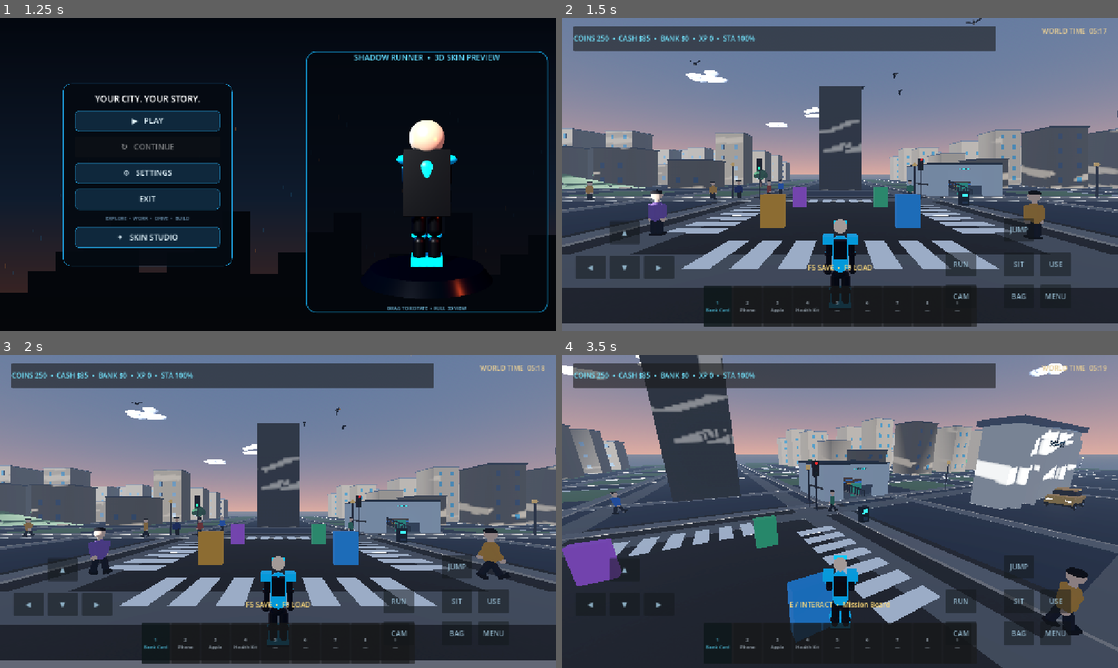
Above: before the commit, frames 1-4 (two rows, left to right).
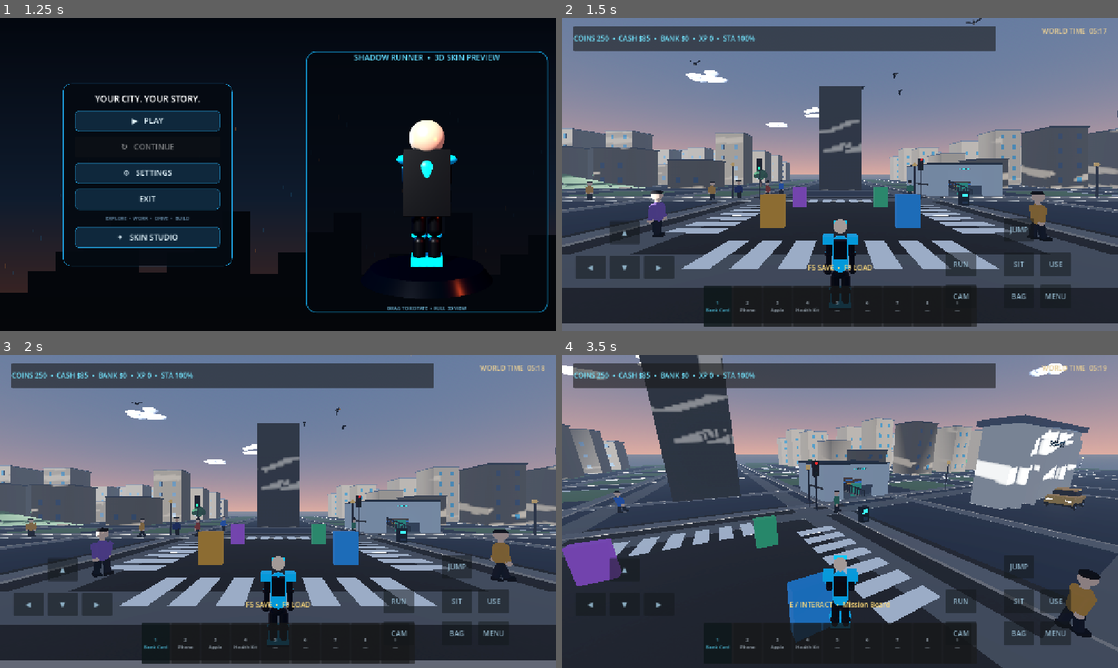
Above: after the commit, the same moments.

Repository: arezosaleh040-wq/Stickman
Game: Godot game, scene res://scenes/main.tscn
The game is run twice, just before and just after one commit, with the same random seed, the same clock (stepped at 60 frames per second) and the same inputs.
Inputs (mouse positions are in pixels of both pictures, inside the frame that each line leads up to):
- Up to frame 1 (1.25 s): click "▲" at 0.5 s
- Up to frame 2 (1.5 s): click "▶ PLAY" at 1.25 s
- Up to frame 3 (2 s): no input
- Up to frame 4 (3.5 s): tap Enter at 2 s; move the mouse to (867, 511) at 2.02 s; hold Ctrl (crouch) 2.03-2.78 s; hold W (move_forward) from 2.03 s (still down); click (867, 511) at 2.17 s; tap Space (jump) at 2.27, 2.57, 3.02, 3.32 s; move the mouse to (812, 511) at 2.77 s; tap Shift (sprint) at 2.85 s

Frame 1 is identical in both runs. In frame 2, 0.4% of the frame differs, in the area x 4-89%, y 51-72%; in frame 3, 1.0%; in frame 4, 1.1%, in the area x 8-97%, y 43-91%.
Error in both runs: Invalid call. Nonexistent 'float' constructor. (res://scripts/player.gd:371)

Commit message:
Improve NPC steering, collision handling and locomotion stability

Diff:
--- a/scripts/npc.gd
+++ b/scripts/npc.gd
@@ -18,79 +18,153 @@
 var activity_anchor := Vector3.ZERO
 var activity_name := "Exploring the district"
 var routine_phase := -1
+var steering_direction := Vector3.ZERO
+var repath_cooldown := 0.0
+var flee_repath_cooldown := 0.0
 @export_range(0.0, 1.0) var schedule_offset := 0.0
+
+const ARRIVAL_DISTANCE := 0.72
+const PROBE_DISTANCE := 1.75
+const STEER_ACCELERATION := 5.5
+const STOP_ACCELERATION := 8.5
 
 func _ready() -> void:
 	add_to_group("interactables")
-	floor_snap_length = 0.3
-	safe_margin = 0.04
+	add_to_group("town_npcs")
+	floor_snap_length = 0.45
+	safe_margin = 0.025
+	max_slides = 6
+	floor_max_angle = deg_to_rad(48.0)
 	home_position = global_position
 	previous_position = global_position
 	_build_appearance()
 	activity_anchor = home_position
 	_sync_daily_routine(true)
 	_choose_destination()
+	# Residents should not physically lock one another in narrow streets.
+	for other in get_tree().get_nodes_in_group("town_npcs"):
+		if other != self and other is PhysicsBody3D:
+			add_collision_exception_with(other)
 
 func _physics_process(delta: float) -> void:
+	repath_cooldown = maxf(0.0, repath_cooldown - delta)
+	flee_repath_cooldown = maxf(0.0, flee_repath_cooldown - delta)
 	_sync_daily_routine()
+
 	if not is_on_floor():
 		velocity.y -= gravity * delta
 	else:
 		velocity.y = 0.0
+
 	var player := get_tree().get_first_node_in_group("player") as Node3D
-	var fleeing := false
-	if GameState.wanted_level > 0 and player != null and global_position.distance_to(player.global_position) < 22.0:
+	var fleeing := GameState.wanted_level > 0 and player != null and global_position.distance_to(player.global_position) < 22.0
+	if fleeing and flee_repath_cooldown <= 0.0:
 		var away := global_position - player.global_position
 		away.y = 0.0
 		if away.length_squared() < 0.01:
 			away = Vector3.RIGHT
-		target_position = global_position + away.normalized() * 14.0
+		target_position = global_position + away.normalized() * 13.0
 		wait_time = 0.0
-		fleeing = true
-
-	var flat_target := target_position - global_position
-	flat_target.y = 0.0
-	if wait_time > 0.0 and not fleeing:
+		flee_repath_cooldown = 0.55
+
+	var to_target := target_position - global_position
+	to_target.y = 0.0
+	var distance_to_target := to_target.length()
+	var desired_direction := Vector3.ZERO
+
+	if fleeing:
+		desired_direction = _steer_around_obstacles(to_target.normalized())
+		wait_time = 0.0
+	elif wait_time > 0.0:
 		wait_time = maxf(0.0, wait_time - delta)
-		velocity.x = move_toward(velocity.x, 0.0, 5.0 * delta)
-		velocity.z = move_toward(velocity.z, 0.0, 5.0 * delta)
-	elif flat_target.length() < 0.9:
+	elif distance_to_target <= ARRIVAL_DISTANCE:
 		_choose_destination()
 	else:
-		var direction := flat_target.normalized()
-		var ray := PhysicsRayQueryParameters3D.create(global_position + Vector3.UP * 0.8, global_position + Vector3.UP * 0.8 + direction * 1.35)
-		ray.exclude = [self]
-		var obstacle := get_world_3d().direct_space_state.intersect_ray(ray)
-		if not obstacle.is_empty():
+		desired_direction = _steer_around_obstacles(to_target.normalized())
+		if desired_direction == Vector3.ZERO and repath_cooldown <= 0.0:
 			_choose_destination()
-		else:
-			var current_speed := move_speed * (1.7 if fleeing else 1.0)
-			velocity.x = move_toward(velocity.x, direction.x * current_speed, 7.0 * delta)
-			velocity.z = move_toward(velocity.z, direction.z * current_speed, 7.0 * delta)
-			look_at(global_position + direction, Vector3.UP)
+			repath_cooldown = 0.35
+
+	if desired_direction != Vector3.ZERO:
+		steering_direction = steering_direction.lerp(desired_direction, minf(delta * 5.0, 1.0)).normalized()
+		var current_speed := move_speed * (1.45 if fleeing else 1.0)
+		var target_velocity := steering_direction * current_speed
+		velocity.x = move_toward(velocity.x, target_velocity.x, STEER_ACCELERATION * delta)
+		velocity.z = move_toward(velocity.z, target_velocity.z, STEER_ACCELERATION * delta)
+		var target_yaw := atan2(-steering_direction.x, -steering_direction.z)
+		rotation.y = lerp_angle(rotation.y, target_yaw, minf(delta * 7.0, 1.0))
+	else:
+		steering_direction = steering_direction.lerp(Vector3.ZERO, minf(delta * 7.0, 1.0))
+		velocity.x = move_toward(velocity.x, 0.0, STOP_ACCELERATION * delta)
+		velocity.z = move_toward(velocity.z, 0.0, STOP_ACCELERATION * delta)
+
 	move_and_slide()
-	if is_on_wall():
+
+	if is_on_wall() and repath_cooldown <= 0.0:
+		_choose_destination()
+		repath_cooldown = 0.45
+
+	_wrap_world_edges()
+	var moved_distance := global_position.distance_to(previous_position)
+	var horizontal_speed := Vector2(velocity.x, velocity.z).length()
+	if moved_distance < 0.008 and distance_to_target > 1.0 and wait_time <= 0.0 and desired_direction != Vector3.ZERO:
+		stuck_time += delta
+	else:
+		stuck_time = maxf(0.0, stuck_time - delta * 1.5)
+	if stuck_time > 1.1 and repath_cooldown <= 0.0:
 		_choose_destination()
 		stuck_time = 0.0
-	_wrap_world_edges()
-	var moved_distance := global_position.distance_to(previous_position)
-	if moved_distance < 0.012 and flat_target.length() > 1.0 and wait_time <= 0.0:
-		stuck_time += delta
-	else:
-		stuck_time = 0.0
-	if stuck_time > 0.65:
-		_choose_destination()
-		stuck_time = 0.0
+		repath_cooldown = 0.6
 	previous_position = global_position
 
-	var movement_speed := Vector2(velocity.x, velocity.z).length()
-	if movement_speed > 0.12:
-		walk_clock += delta * (12.0 if fleeing else 10.0)
-	var swing := sin(walk_clock) * clampf(movement_speed / maxf(move_speed, 0.1), 0.0, 1.35) * 0.48
+	if horizontal_speed > 0.10:
+		walk_clock += delta * (12.0 if fleeing else 9.5) * clampf(horizontal_speed / maxf(move_speed, 0.1), 0.7, 1.5)
+	var swing := sin(walk_clock) * clampf(horizontal_speed / maxf(move_speed, 0.1), 0.0, 1.25) * 0.43
+	var anim_weight := clampf(horizontal_speed / maxf(move_speed, 0.1), 0.0, 1.0)
 	for index in range(arm_pivots.size()):
-		arm_pivots[index].rotation.x = swing if index == 0 else -swing
+		var target_swing := swing if index == 0 else -swing
+		arm_pivots[index].rotation.x = lerpf(arm_pivots[index].rotation.x, target_swing, minf(delta * 10.0, 1.0))
 	for index in range(leg_pivots.size()):
-		leg_pivots[index].rotation.x = -swing if index == 0 else swing
+		var target_leg := -swing if index == 0 else swing
+		leg_pivots[index].rotation.x = lerpf(leg_pivots[index].rotation.x, target_leg, minf(delta * 10.0, 1.0))
+
+func _steer_around_obstacles(desired: Vector3) -> Vector3:
+	if desired.length_squared() < 0.001:
+		return Vector3.ZERO
+	var space := get_world_3d().direct_space_state
+	var origin := global_position + Vector3.UP * 0.82
+	var right := Vector3(-desired.z, 0.0, desired.x)
+	var excluded: Array[RID] = [get_rid()]
+	var player := get_tree().get_first_node_in_group("player")
+	if player is CollisionObject3D:
+		excluded.append(player.get_rid())
+	for resident in get_tree().get_nodes_in_group("town_npcs"):
+		if resident is CollisionObject3D:
+			excluded.append(resident.get_rid())
+
+	var center_clear := _probe_clear(space, origin, desired, excluded, PROBE_DISTANCE)
+	if center_clear:
+		return desired
+
+	var left := (desired - right * 0.82).normalized()
+	var right_dir := (desired + right * 0.82).normalized()
+	var left_clear := _probe_clear(space, origin, left, excluded, PROBE_DISTANCE * 0.9)
+	var right_clear := _probe_clear(space, origin, right_dir, excluded, PROBE_DISTANCE * 0.9)
+	if left_clear and right_clear:
+		# Prefer the side that requires the smaller change from the current heading.
+		return left if steering_direction.dot(left) >= steering_direction.dot(right_dir) else right_dir
+	if left_clear:
+		return left
+	if right_clear:
+		return right_dir
+	return Vector3.ZERO
+
+func _probe_clear(space: PhysicsDirectSpaceState3D, origin: Vector3, direction: Vector3, excluded: Array[RID], distance: float) -> bool:
+	var query := PhysicsRayQueryParameters3D.create(origin, origin + direction * distance)
+	query.exclude = excluded
+	query.collide_with_areas = false
+	var hit := space.intersect_ray(query)
+	return hit.is_empty()
 
 func _wrap_world_edges() -> void:
 	var wrapped := global_position
@@ -148,6 +222,7 @@
 			activity_anchor = home_position
 	target_position = Vector3(activity_anchor.x, global_position.y, activity_anchor.z)
 	wait_time = 0.0
+	repath_cooldown = 0.0
 
 func _choose_destination() -> void:
 	var offset := Vector3(randf_range(-7.5, 7.5), 0.0, randf_range(-7.5, 7.5))
@@ -155,7 +230,7 @@
 	if global_position.distance_to(home_position) > minf(wander_radius, 95.0):
 		candidate = activity_anchor
 	target_position = Vector3(candidate.x, global_position.y, candidate.z)
-	wait_time = randf_range(0.35, 1.15)
+	wait_time = randf_range(0.25, 0.8)
 
 func _build_appearance() -> void:
 	var outfit_colors := [Color(0.12,0.36,0.62),Color(0.56,0.22,0.16),Color(0.18,0.43,0.31),Color(0.42,0.30,0.52),Color(0.68,0.48,0.19)]
